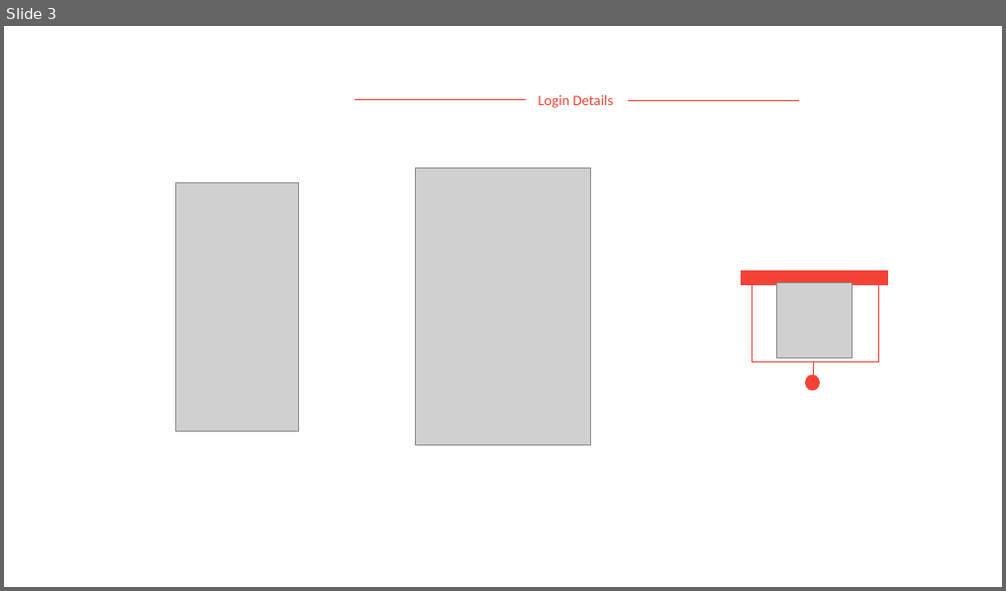
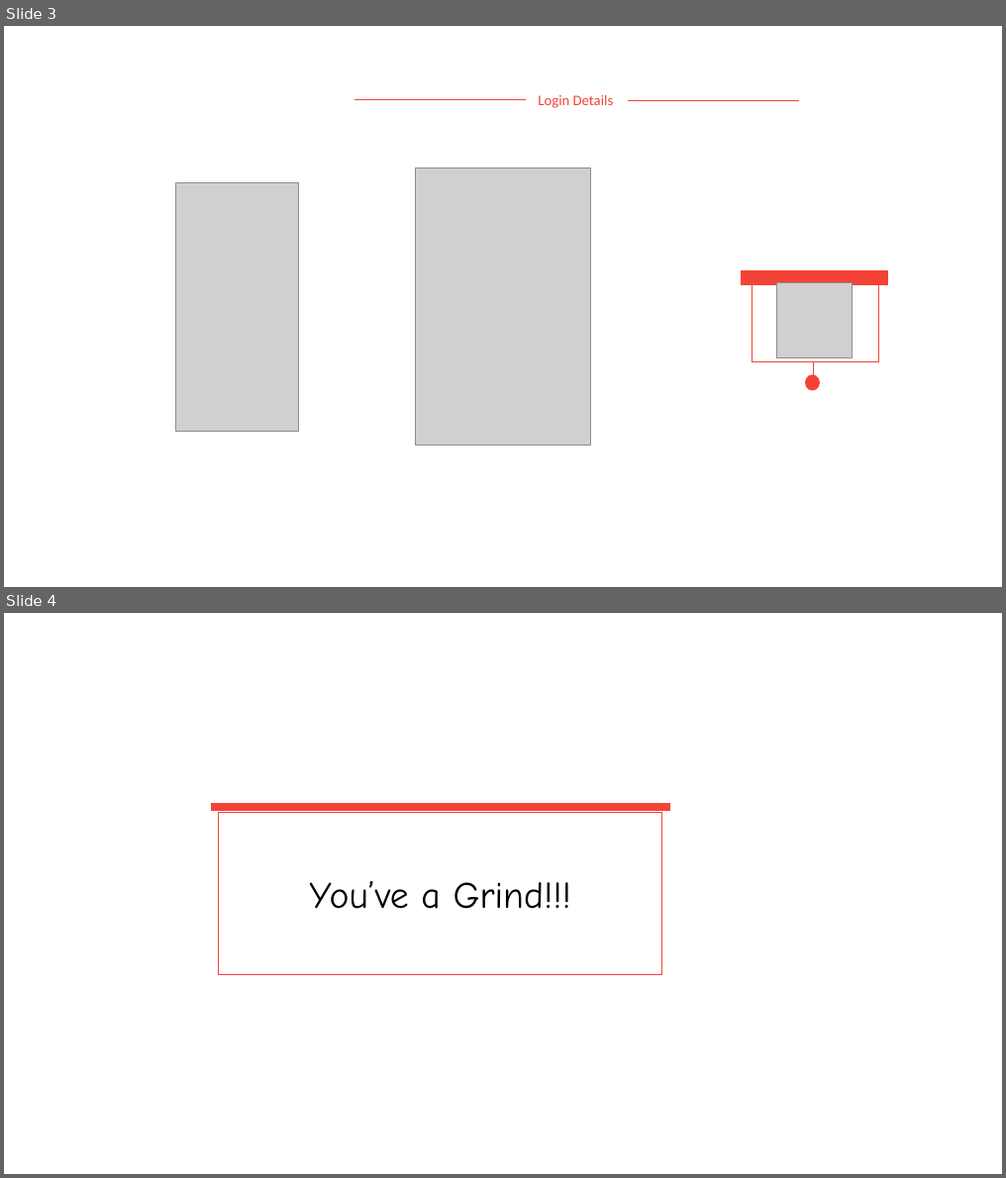
Before and after one commit to Adamoc14/TutorTinder, a slide deck: src/tindertutor/Assets/Symbols [Autosaved].pptx. Shown one above the other, each under a label of ours: slide 3 before the commit, slides 3 and 4 after it. The pictures are 1006x591 and 1006x1178 pixels, drawn with LibreOffice and Linux fonts; fonts in the diff are those of the drawing; grey boxes stand for pictures. Boxes give left, top, right and bottom in pixels: in the first picture for what was removed or moved away, otherwise in the second. Text is boxed around its words. In the diff, an @@ line names an element or a change of style, - is before the commit and + after.

```diff
--- a/src/tindertutor/Assets/Symbols [Autosaved].pptx
+++ b/src/tindertutor/Assets/Symbols [Autosaved].pptx
@@ slide 4 added at (x1=4, y1=613, x2=1002, y2=1174), background #FFFFFF @@
@@ rectangle added at (x1=212, y1=804, x2=670, y2=811), fill #F44336, outline #F44336 1 pt @@
@@ rectangle added at (x1=219, y1=813, x2=662, y2=974), fill #FFFFFF, outline #F44336 1 pt @@
@@ text added at (x1=309, y1=881, x2=571, y2=909), 36 pt, text #000000 @@
+You’ve a Grind!!!
```
Also in this commit, not shown: 1 slide changed, 2 other slides added, 59 other files.
